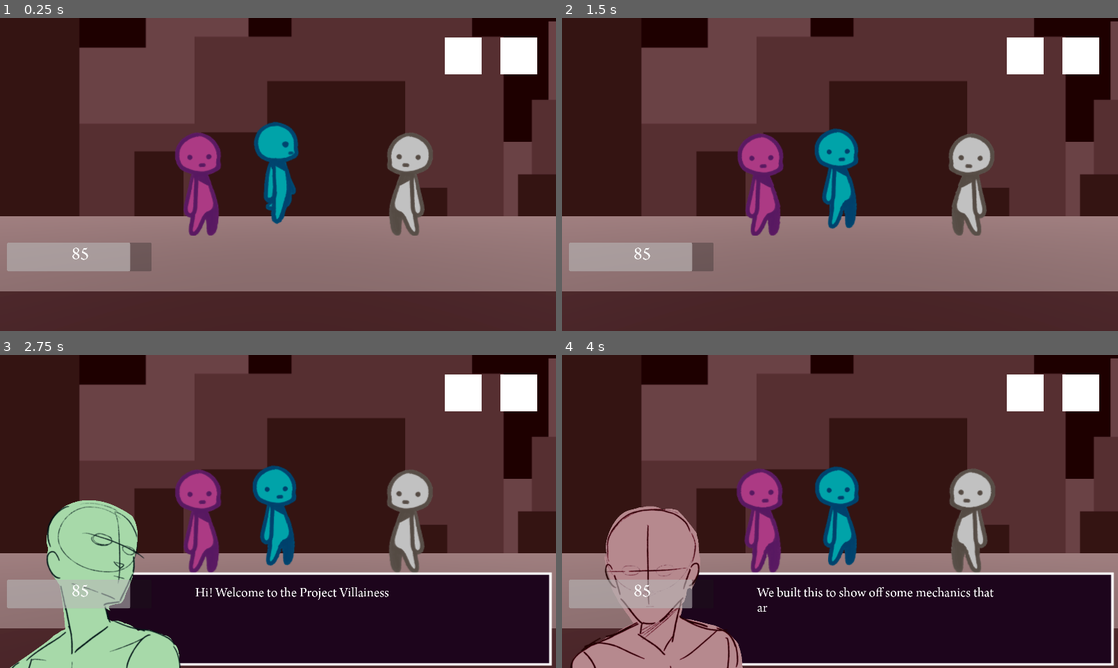
Above: before the commit, frames 1-4 (two rows, left to right).
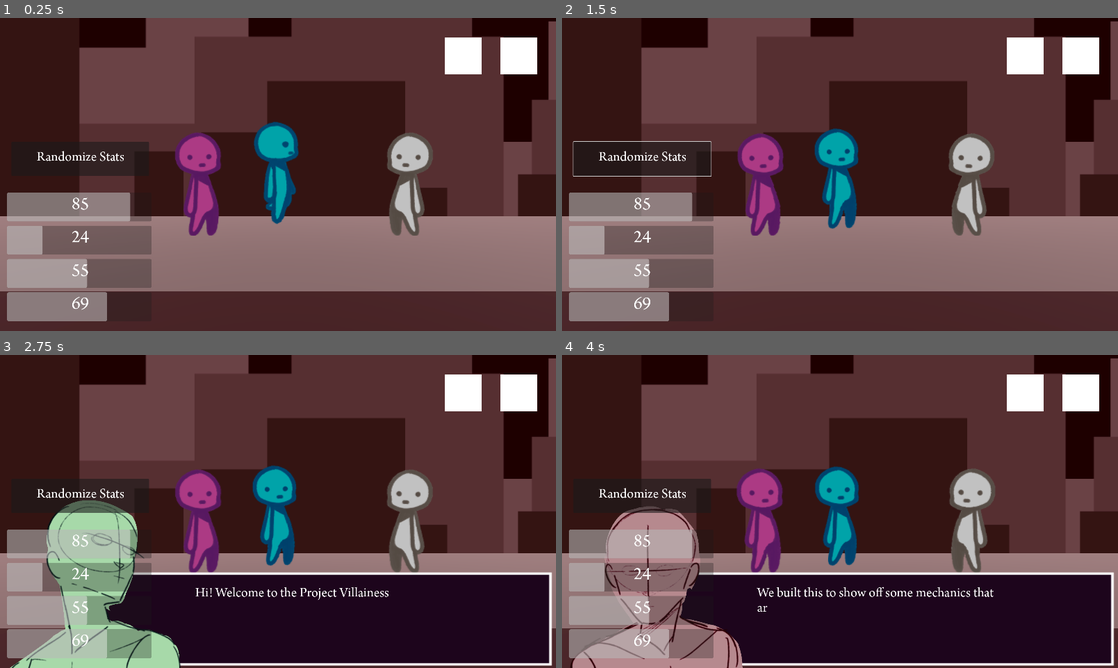
Above: after the commit, the same moments.

Repository: eigenstuffs/SRS
Game: Godot game, scene res://scenes/places/space.tscn
Same seed, same stepped clock (60 frames per second), same inputs: the game is played once before the commit and once after it.
Inputs (mouse positions are in pixels of both pictures, inside the frame that each line leads up to):
- Up to frame 1 (0.25 s): no input
- Up to frame 2 (1.5 s): click (639, 158) at 0.5 s, where only the run after the commit has a clickable "Randomize Stats"; click (1079, 55) at 1.25 s
- Up to frame 3 (2.75 s): tap Enter (ui_accept) at 2, 2.27 s; move the mouse to (400, 495) at 2.02 s; hold Right (ui_right) from 2.03 s (still down); click (400, 495) at 2.1 s
- Up to frame 4 (4 s): move the mouse to (728, 527) at 2.77 s; release Right (ui_right) at 2.78 s; hold Down (ui_down) 2.78-3.53 s; click (728, 527) at 2.85 s; tap Enter (ui_accept) at 3.02 s; move the mouse to (895, 442) at 3.52 s; hold Right (ui_right) from 3.53 s (still down); click (895, 442) at 3.6 s

The runs differ from the first frame. In frame 1, 9.0% of the frame differs, in the area x 1-28%, y 39-97%; in frame 2, 9.2%; in frame 3, 7.1%; in frame 4, 9.4%.

Commit message:
stats updated not finished

Diff:
--- a/resources/stats/player_stats.tres
+++ b/resources/stats/player_stats.tres
@@ -5,8 +5,8 @@
 [resource]
 script = ExtResource("1_4c8px")
 wisdom = 85
-intelligence = 0
-charisma = 0
-wellness = 0
+intelligence = 24
+charisma = 55
+wellness = 69
 money = 0
 prestige = 0
--- /dev/null
+++ b/tools/overlay/RadomizeStats.gd
@@ -0,0 +1,11 @@
+extends Button
+
+@onready var PLAYER_STATS : PlayerStats = preload("res://resources/stats/player_stats.tres")
+@onready var stats_list : Array = [PLAYER_STATS.wisdom, PLAYER_STATS.intelligence, PLAYER_STATS.charisma, PLAYER_STATS.wellness]
+
+signal stats_changed
+
+func _on_pressed():
+	for stats_index in stats_list.size():
+		stats_list[stats_index] = randi_range(0, 100)
+	emit_signal("stats_changed")
--- a/tools/overlay/overlay.gd
+++ b/tools/overlay/overlay.gd
@@ -1,20 +1,33 @@
 extends Control
 
 @onready var PLAYER_STATS : PlayerStats = preload("res://resources/stats/player_stats.tres")
+@onready var STATS_LIST : Array = [PLAYER_STATS.wisdom, PLAYER_STATS.intelligence, PLAYER_STATS.charisma, PLAYER_STATS.wellness]
 
 @onready var stats_container = $StatsContainer
-@onready var wisdom_bar = $StatsContainer/Wisdom
-@onready var wisdom_label = $StatsContainer/Wisdom/Label
+
 
 # Called when the node enters the scene tree for the first time.
 func _ready():
-	wisdom_bar.value = 0
-	var a = create_tween()
-	a.tween_property(wisdom_bar, "value", PLAYER_STATS.wisdom, 0.2)
-	await a.finished
-	wisdom_label.text = str(PLAYER_STATS.wisdom)
+	stats_bar_update()
 
 
 # Called every frame. 'delta' is the elapsed time since the previous frame.
 func _process(delta):
 	pass
+
+
+func stats_bar_update():
+	fetch_stats()
+	for bar_index in stats_container.get_child_count():
+		var current_bar : ProgressBar = stats_container.get_child(bar_index)
+		var a = create_tween()
+		a.tween_property(current_bar, "value", STATS_LIST[bar_index], 0.2)
+		current_bar.get_child(0).text = str(STATS_LIST[bar_index])
+
+
+func _on_radomize_stats_stats_changed():
+	stats_bar_update()
+
+func fetch_stats():
+	PLAYER_STATS = load("res://resources/stats/player_stats.tres")
+	STATS_LIST = [PLAYER_STATS.wisdom, PLAYER_STATS.intelligence, PLAYER_STATS.charisma, PLAYER_STATS.wellness]
--- a/tools/overlay/overlay.tscn
+++ b/tools/overlay/overlay.tscn
@@ -1,6 +1,7 @@
-[gd_scene load_steps=2 format=3 uid="uid://dx0l077ip533b"]
+[gd_scene load_steps=3 format=3 uid="uid://dx0l077ip533b"]
 
 [ext_resource type="Script" path="res://tools/overlay/overlay.gd" id="1_utmfi"]
+[ext_resource type="Script" path="res://tools/overlay/RadomizeStats.gd" id="2_cpyil"]
 
 [node name="Overlay" type="Control"]
 layout_mode = 3
@@ -46,7 +47,6 @@
 [node name="Wisdom" type="ProgressBar" parent="StatsContainer"]
 custom_minimum_size = Vector2(500, 100)
 layout_mode = 2
-value = 50.0
 show_percentage = false
 
 [node name="Label" type="Label" parent="StatsContainer/Wisdom"]
@@ -60,3 +60,79 @@
 text = "0"
 horizontal_alignment = 1
 vertical_alignment = 1
+
+[node name="Intelligence" type="ProgressBar" parent="StatsContainer"]
+custom_minimum_size = Vector2(500, 100)
+layout_mode = 2
+show_percentage = false
+
+[node name="Label" type="Label" parent="StatsContainer/Intelligence"]
+custom_minimum_size = Vector2(500, 100)
+layout_mode = 0
+offset_left = -13.0
+offset_top = -4.0
+offset_right = 521.0
+offset_bottom = 96.0
+theme_override_font_sizes/font_size = 64
+text = "0"
+horizontal_alignment = 1
+vertical_alignment = 1
+
+[node name="Charisma" type="ProgressBar" parent="StatsContainer"]
+custom_minimum_size = Vector2(500, 100)
+layout_mode = 2
+show_percentage = false
+
+[node name="Label" type="Label" parent="StatsContainer/Charisma"]
+custom_minimum_size = Vector2(500, 100)
+layout_mode = 0
+offset_left = -13.0
+offset_top = -4.0
+offset_right = 521.0
+offset_bottom = 96.0
+theme_override_font_sizes/font_size = 64
+text = "0"
+horizontal_alignment = 1
+vertical_alignment = 1
+
+[node name="Wellness" type="ProgressBar" parent="StatsContainer"]
+custom_minimum_size = Vector2(500, 100)
+layout_mode = 2
+show_percentage = false
+
+[node name="Label" type="Label" parent="StatsContainer/Wellness"]
+custom_minimum_size = Vector2(500, 100)
+layout_mode = 0
+offset_left = -13.0
+offset_top = -4.0
+offset_right = 521.0
+offset_bottom = 96.0
+theme_override_font_sizes/font_size = 64
+text = "0"
+horizontal_alignment = 1
+vertical_alignment = 1
+
+[node name="RadomizeStats" type="Button" parent="."]
+layout_mode = 1
+anchors_preset = -1
+anchor_left = 0.019
+anchor_top = 0.392
+anchor_right = 0.019
+anchor_bottom = 0.392
+offset_left = 0.519998
+offset_top = -0.496021
+offset_right = 476.52
+offset_bottom = 117.504
+script = ExtResource("2_cpyil")
+
+[node name="Label" type="Label" parent="RadomizeStats"]
+layout_mode = 0
+offset_right = 478.0
+offset_bottom = 114.0
+theme_override_font_sizes/font_size = 48
+text = "Randomize Stats"
+horizontal_alignment = 1
+vertical_alignment = 1
+
+[connection signal="pressed" from="RadomizeStats" to="RadomizeStats" method="_on_pressed"]
+[connection signal="stats_changed" from="RadomizeStats" to="." method="_on_radomize_stats_stats_changed"]
